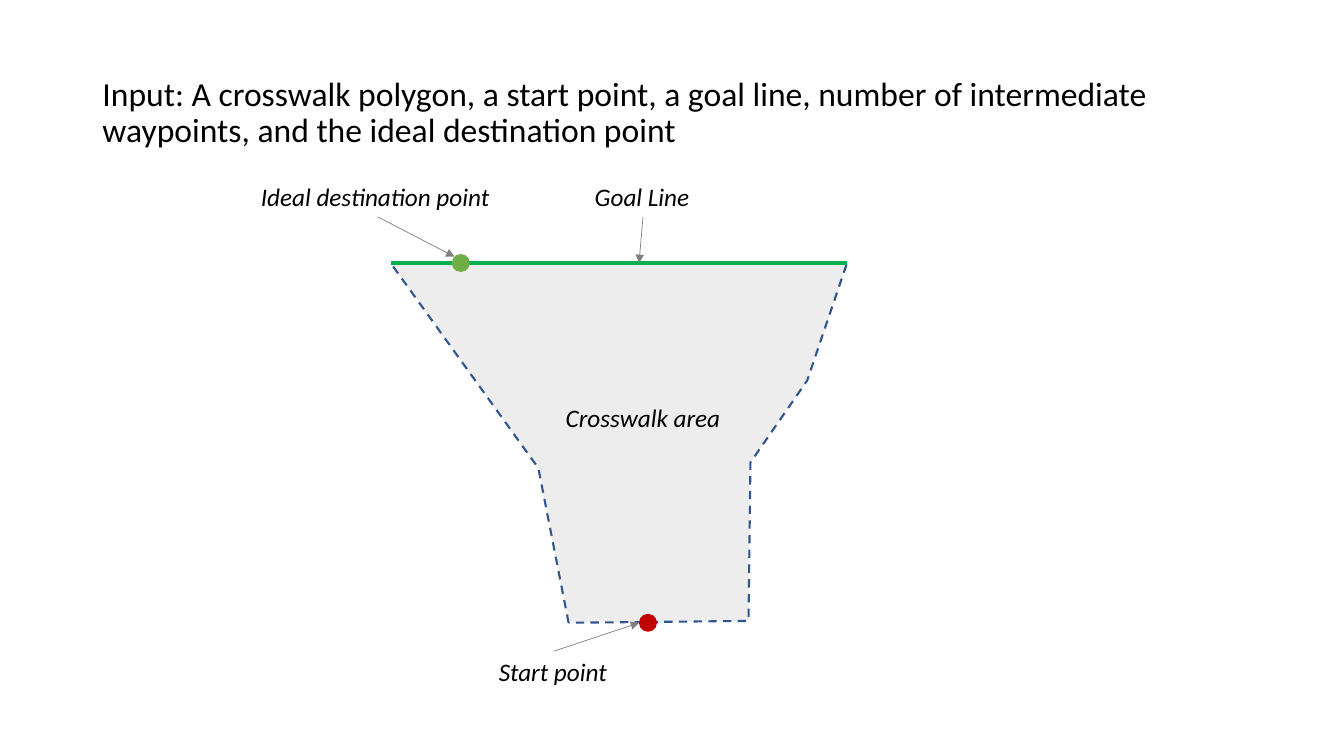
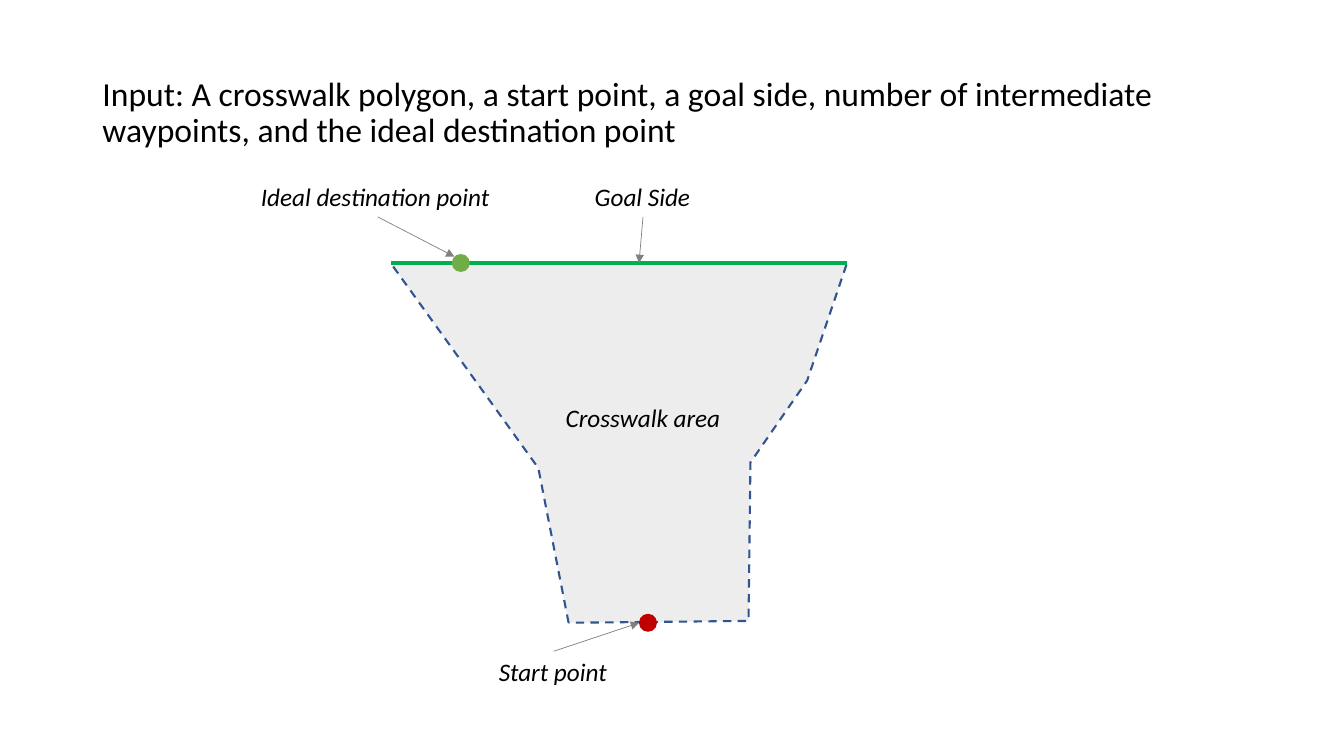
Before and after one commit to adhocmaster/carla-jaywalker-experiments, a slide deck: slide 2 of docs/Soft-Trajectory-Generation.pptx. Drawn at 1344x756 pixels with LibreOffice and Linux fonts; fonts in the diff are those of the drawing. Boxes give left, top, right and bottom in pixels: in the first picture for what was removed or moved away, otherwise in the second. Text is boxed around its words. In the diff, an @@ line names an element or a change of style, - is before the commit and + after.

Commit message:
more docs on crosswalk modeling

```diff
--- a/docs/Soft-Trajectory-Generation.pptx
+++ b/docs/Soft-Trajectory-Generation.pptx
@@ title at (x1=102, y1=82, x2=1152, y2=148): text changed @@
-Input: A crosswalk polygon, a start point, a goal line, number of intermediate waypoints, and the ideal destination point
+Input: A crosswalk polygon, a start point, a goal side, number of intermediate waypoints, and the ideal destination point
@@ text at (x1=595, y1=188, x2=690, y2=206): text changed @@
-Goal Line
+Goal Side
```
Also in this commit, not shown: 15 other slides changed, 2 slides added, 3 slides removed, 11 other files.
